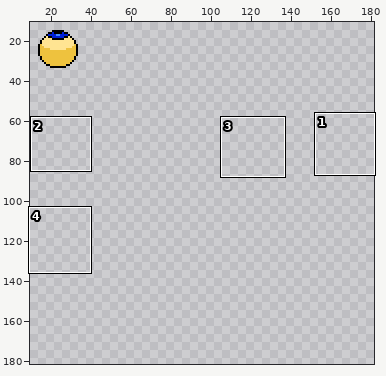
Sprite sheet -- Enemies/Sprite/Creepy_spider_eye.png. The picture above shows the old version from afar; the outline marks the close-up.
Close-up. Before the commit:
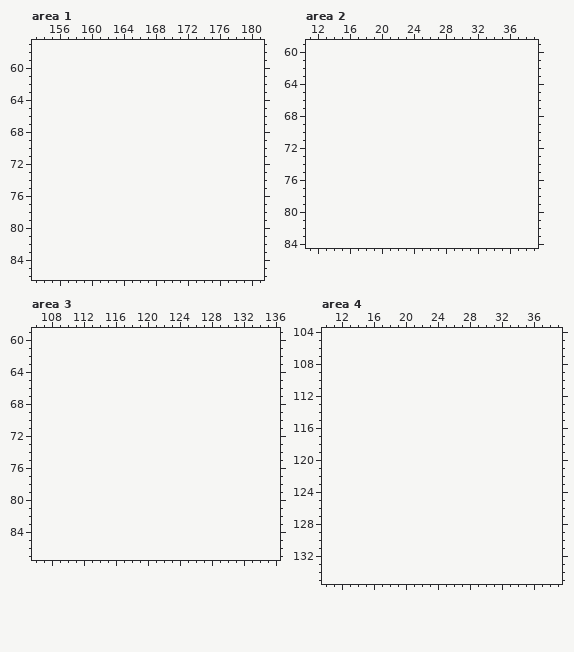
The file is 48x48 pixels. Shown: area 1: x 153..181, y 57..86; area 2: x 11..39, y 59..84; area 3: x 106..136, y 59..87; area 4: x 10..39, y 104..135. The old version is drawn lined up with the new one, on the new canvas. The wide view leaves out empty margins. The commit also changed other parts of the picture, which this record leaves out.
New version:
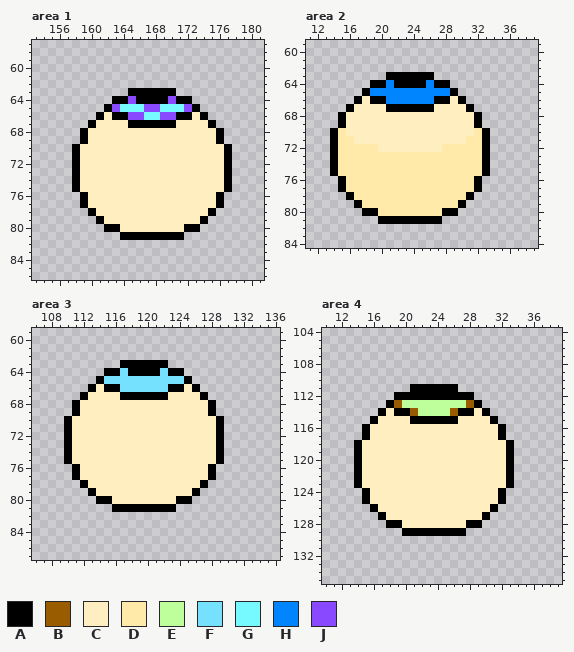
Palette (. is transparent): A #000000  B #995d00  C #ffefc0  D #ffeaaa  E #beff9b  F #76e1ff  G #76f9ff  H #0085ff  J #894aff
Edits made:
canvas 48x48 -> 192x192, the old top-left corner now at 0,-1 (the part of the old canvas that was cut away was empty and is not shown)
Area 1:
y 63: x 165..170 ...... -> AAAAAA
y 64: x 163..172 .......... -> AAJAAAAJAA
y 65: x 162..173 ............ -> AJGGGJJGGGJA
y 66: x 161..174 .............. -> ACAAJJGGJJAACA
y 67: x 160..175 ................ -> ACCCCAAAAAACCCCA
y 68..69: x 159..176 .................. -> ACCCCCCCCCCCCCCCCA
y 70..75: x 158..177 .................... -> ACCCCCCCCCCCCCCCCCCA
y 76..77: x 159..176 .................. -> ACCCCCCCCCCCCCCCCA
y 78: x 160..175 ................ -> ACCCCCCCCCCCCCCA
y 79: x 161..174 .............. -> ACCCCCCCCCCCCA
y 80: x 162..173 ............ -> AACCCCCCCCAA
y 81: x 164..171 ........ -> AAAAAAAA
Area 2:
y 63: x 21..26 ...... -> AAAAAA
y 64: x 19..28 .......... -> AAHAAAAHAA
y 65: x 18..29 ............ -> AHHHHHHHHHHA
y 66: x 17..30 .............. -> ACAAHHHHHHAACA
y 67: x 16..31 ................ -> ACCCCAAAAAACCCCA
y 68..69: x 15..32 .................. -> ACCCCCCCCCCCCCCCCA
y 70: x 14..33 .................... -> ADCCCCCCCCCCCCCCCCDA
y 71: x 14..33 .................... -> ADDCCCCCCCCCCCCCCDDA
y 72: x 14..33 .................... -> ADDDDDCCCCCCCCDDDDDA
y 73..75: x 14..33 .................... -> ADDDDDDDDDDDDDDDDDDA
y 76..77: x 15..32 .................. -> ADDDDDDDDDDDDDDDDA
y 78: x 16..31 ................ -> ADDDDDDDDDDDDDDA
y 79: x 17..30 .............. -> ADDDDDDDDDDDDA
y 80: x 18..29 ............ -> AADDDDDDDDAA
y 81: x 20..27 ........ -> AAAAAAAA
Area 3:
y 63: x 117..122 ...... -> AAAAAA
y 64: x 115..124 .......... -> AAFAAAAFAA
y 65: x 114..125 ............ -> AFFFFFFFFFFA
y 66: x 113..126 .............. -> ACAAFFFFFFAACA
y 67: x 112..127 ................ -> ACCCCAAAAAACCCCA
y 68..69: x 111..128 .................. -> ACCCCCCCCCCCCCCCCA
y 70..75: x 110..129 .................... -> ACCCCCCCCCCCCCCCCCCA
y 76..77: x 111..128 .................. -> ACCCCCCCCCCCCCCCCA
y 78: x 112..127 ................ -> ACCCCCCCCCCCCCCA
y 79: x 113..126 .............. -> ACCCCCCCCCCCCA
y 80: x 114..125 ............ -> AACCCCCCCCAA
y 81: x 116..123 ........ -> AAAAAAAA
Area 4:
y 111: x 21..26 ...... -> AAAAAA
y 112: x 19..28 .......... -> AAAAAAAAAA
y 113: x 18..29 ............ -> ABEEEEEEEEBA
y 114: x 17..30 .............. -> ACAABEEEEBAACA
y 115: x 16..31 ................ -> ACCCCAAAAAACCCCA
y 116..117: x 15..32 .................. -> ACCCCCCCCCCCCCCCCA
y 118..123: x 14..33 .................... -> ACCCCCCCCCCCCCCCCCCA
y 124..125: x 15..32 .................. -> ACCCCCCCCCCCCCCCCA
y 126: x 16..31 ................ -> ACCCCCCCCCCCCCCA
y 127: x 17..30 .............. -> ACCCCCCCCCCCCA
y 128: x 18..29 ............ -> AACCCCCCCCAA
y 129: x 20..27 ........ -> AAAAAAAA
Pixel boxes of the changes (left, top, right, bottom) in both close-ups:
added: (72, 88, 232, 240)
added: (330, 72, 490, 224)
added: (64, 360, 224, 512)
added: (354, 384, 514, 536)
